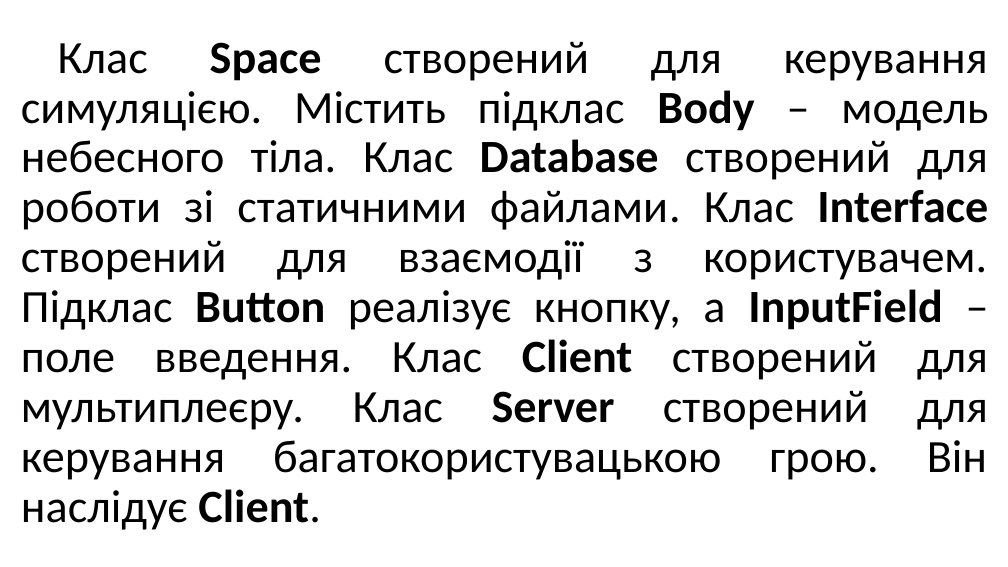
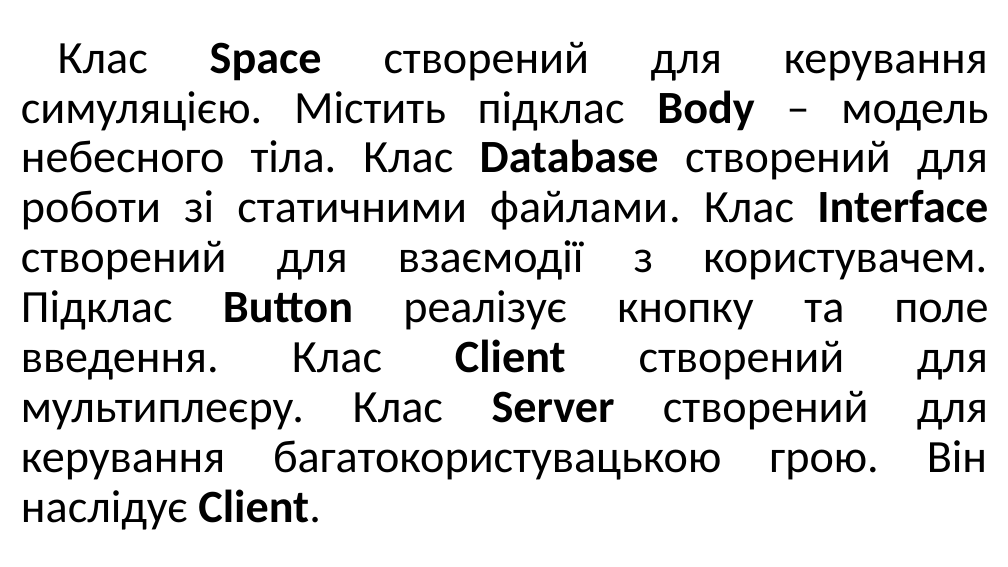
Before and after one commit to maldenol/spacepioneers, a slide deck: slide 7 of МАНУ2020.pptx. Drawn at 1008x567 pixels with LibreOffice and Linux fonts; fonts in the diff are those of the drawing; background and template pictures are left out. Boxes give left, top, right and bottom in pixels: in the first picture for what was removed or moved away, otherwise in the second. Text is boxed around its words. In the diff, an @@ line names an element or a change of style, - is before the commit and + after.

```diff
--- a/МАНУ2020.pptx
+++ b/МАНУ2020.pptx
@@ title at <box>21,41,988,530</box>: text changed @@
-Клас Space створений для керування симуляцією. Містить підклас Body – модель небесного тіла. Клас Database створений для роботи зі статичними файлами. Клас Interface створений для взаємодії з користувачем. Підклас Button реалізує кнопку, а InputField – поле введення. Клас Client створений для мультиплеєру. Клас Server створений для керування багатокористувацькою грою. Він наслідує Client.
+Клас Space створений для керування симуляцією. Містить підклас Body – модель небесного тіла. Клас Database створений для роботи зі статичними файлами. Клас Interface створений для взаємодії з користувачем. Підклас Button реалізує кнопку та поле введення. Клас Client створений для мультиплеєру. Клас Server створений для керування багатокористувацькою грою. Він наслідує Client.
```
Also in this commit, not shown: 1 other slide changed, 1 other file.
